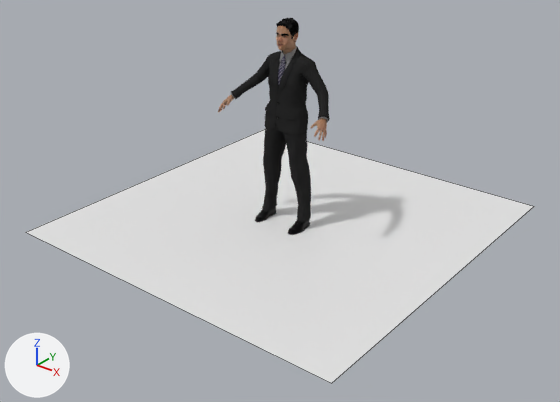
An edit to the Blender file Makehuman To Blender/JimArmeture.blend, drawn before and after from the same camera.
The view is the same before and after, from a camera (50 mm lens) standing at (34.7, -44.5, 28.9) and looking at (1.1, -2.4, 2.9). Lighting does not change. The marker at lower left points along +X, +Y and +Z. The picture after the commit comes second. Mesh edges are drawn as thin lines on the coarser meshes.

The first picture shows 'JimBaldy', 'Plane'.
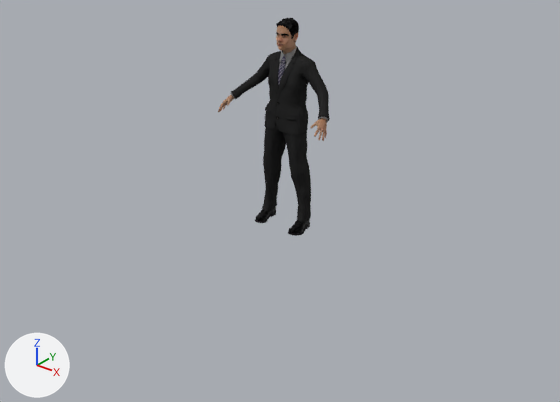
Scene script edits in JSON lines:
```json
{"op": "add", "block": "ob_plane", "code": "ob_plane.hide_set(True)"}
```

Changed parts and their boxes [x1, y1, x2, y2] in the pictures (560 x 402 px):
```json
{"object": "Plane", "change": "hidden", "before": [26, 129, 534, 383]}
```
